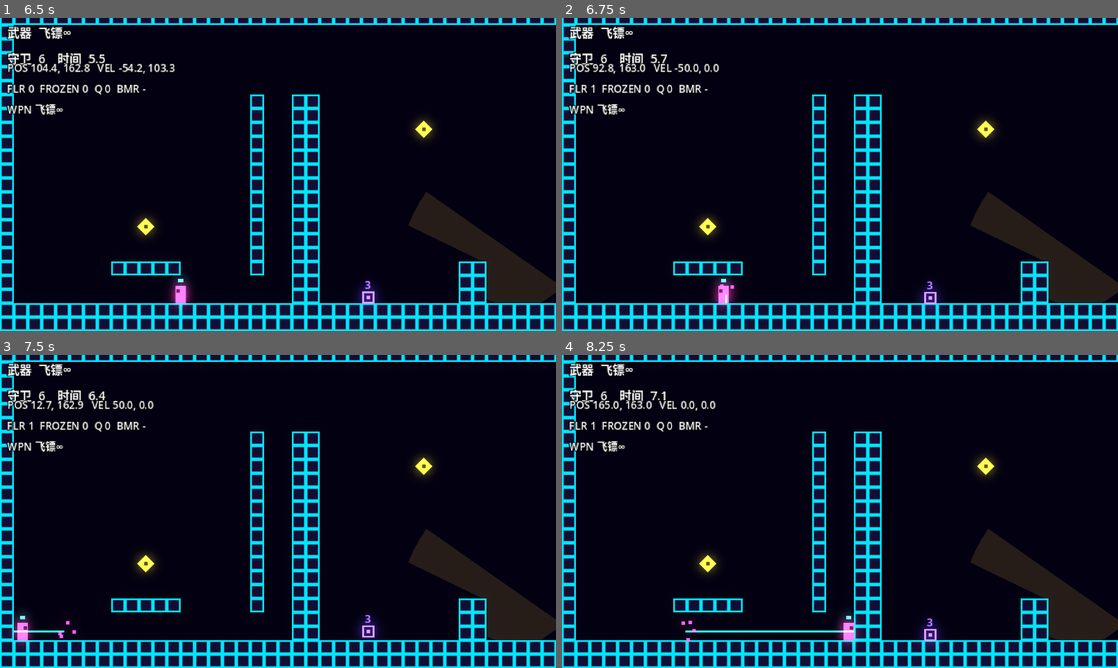
Above: before the commit, frames 1-4 (two rows, left to right).
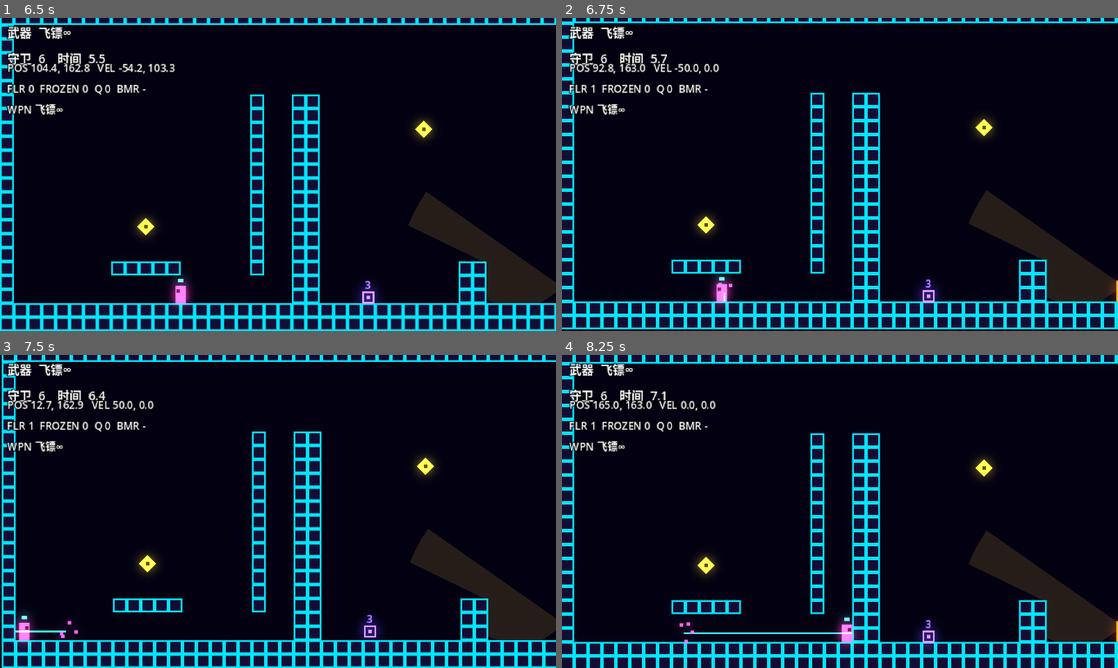
Above: after the commit, the same moments.

Repository: OneLazer/extreme-infiltration
Game: Godot game, scene res://levels/level_01.tscn
The game is run twice, just before and just after one commit, with the same random seed, the same clock (stepped at 60 frames per second) and the same inputs.
Inputs:
- Up to frame 1 (6.5 s): hold D (move_right) 0.53-2.03 s; tap Down (aim_down) at 0.6, 3.6 s; tap Space (jump) at 0.77, 1.52, 3.02, 3.77, 4.52, 6.02 s; tap Left (aim_left) at 1.35, 4.35 s; hold A (move_left) 2.03-2.78 s; tap Right (aim_right) at 2.1, 5.1 s; hold D (move_right) 2.78-4.28 s; tap Up (aim_up) at 2.85, 5.85 s; hold A (move_left) 4.28-5.03 s; hold D (move_right) 5.03-5.78 s; hold A (move_left) from 5.78 s (still down)
- Up to frame 2 (6.75 s): keep holding A (move_left); tap Down (aim_down) at 6.6 s
- Up to frame 3 (7.5 s): tap Space (jump) at 6.77 s; release A (move_left) at 7.28 s; hold D (move_right) from 7.28 s (still down); tap Left (aim_left) at 7.35 s
- Up to frame 4 (8.25 s): keep holding D (move_right); tap Space (jump) at 7.52 s; tap Right (aim_right) at 8.1 s

Frame 1 is identical in both runs. In frame 2, 11% of the frame differs, in the area x 0-100%, y 0-100%; in frame 3, 6.3%; in frame 4, 11%.

Commit message:
震屏加入平滑淡出包络
- ScreenShake 增加 fade_in(0.01) / fade_out(0.04)
- 幅度用指数包络逼近目标，震动结束后按 fade_out 平滑减淡，不再硬切归零
- 0.1s 震动实测总长 0.30s，240Hz 采样最大单步 0.76px，无跳变
- 起震仍保持接近硬冲击的快速上升

Diff:
--- a/scripts/screen_shake.gd
+++ b/scripts/screen_shake.gd
@@ -2,16 +2,19 @@
 extends Camera2D
 ## 屏幕震动，写法参考「搞莫字」的 board_view.gd：
 ## 用两条不同频率的正/余弦波驱动 offset，幅度按剩余时间平方衰减（trauma² 手感）。
-## 连续、平滑，没有逐帧随机抖动。
+## 在此基础上加了幅度包络：起震快速淡入、结束后平滑淡出，不会硬切回零。
 ## 强度单位是 320x180 画布像素（窗口放大 4 倍时 1px ≈ 4 屏幕像素）。
 
 @export var freq_x := 71.0          ## 水平抖动角速度（弧度/秒），越大抖得越快
 @export var freq_y := 53.0          ## 垂直抖动角速度（弧度/秒）
+@export var fade_in := 0.01         ## 起震淡入时间常数（秒），越小越接近硬冲击
+@export var fade_out := 0.04        ## 收尾淡出时间常数（秒），越大尾巴拖得越久
 
 var _clock := 0.0                   ## 持续累加的时间，保证波形相位连续
 var _strength := 0.0
 var _time_left := 0.0
 var _duration := 0.1
+var _amp := 0.0                     ## 平滑后的实际幅度
 
 
 func shake(strength: float, duration: float) -> void:
@@ -26,12 +29,24 @@
 
 func _process(delta: float) -> void:
 	_clock += delta
-	if _time_left <= 0.0:
+	if _time_left <= 0.0 and _amp < 0.005:
+		if offset != Vector2.ZERO:
+			offset = Vector2.ZERO
 		return
 	_time_left -= delta
-	var k := clampf(_time_left / _duration, 0.0, 1.0)
-	var amp := _strength * k * k
-	offset = Vector2(sin(_clock * freq_x), cos(_clock * freq_y)) * amp
-	if _time_left <= 0.0:
+
+	var target := 0.0
+	if _time_left > 0.0:
+		var k := clampf(_time_left / _duration, 0.0, 1.0)
+		target = _strength * k * k
+
+	# 幅度包络：上升用 fade_in，衰减用 fade_out。指数逼近与帧率无关。
+	var tau := fade_in if target > _amp else fade_out
+	_amp = lerpf(_amp, target, 1.0 - exp(-delta / maxf(tau, 0.0001)))
+	offset = Vector2(sin(_clock * freq_x), cos(_clock * freq_y)) * _amp
+
+	if _time_left <= 0.0 and _amp < 0.005:
 		_strength = 0.0
-		offset = Vector2.ZERO
+		_amp = 0.0
+		if offset != Vector2.ZERO:
+			offset = Vector2.ZERO
